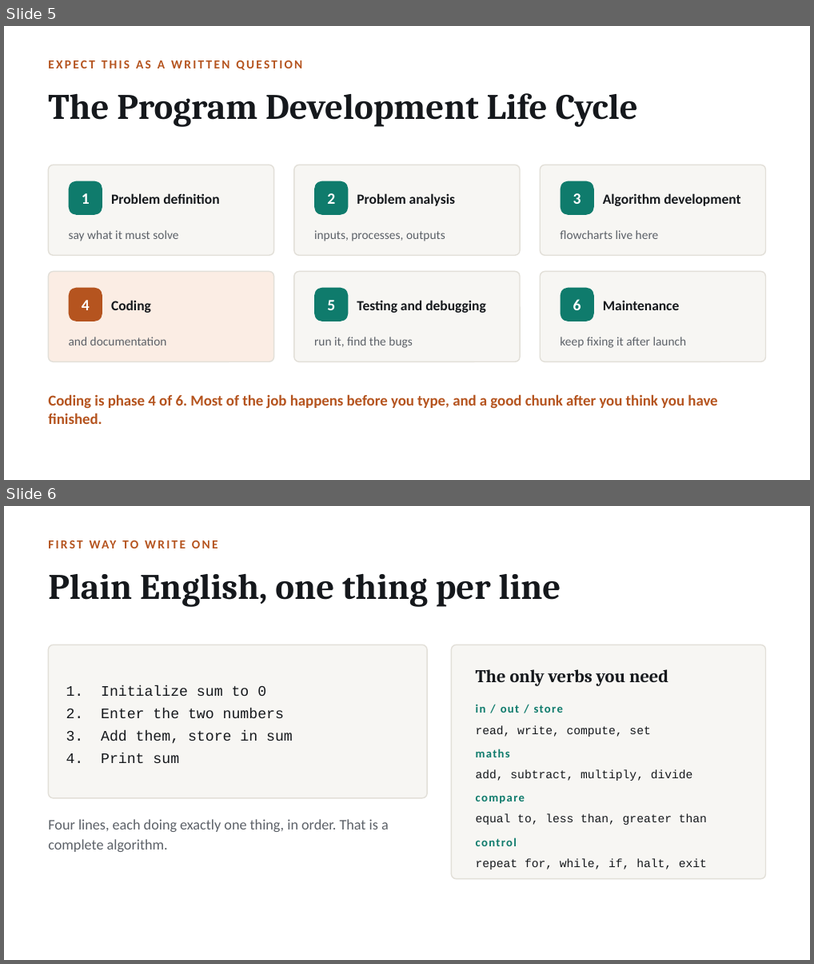
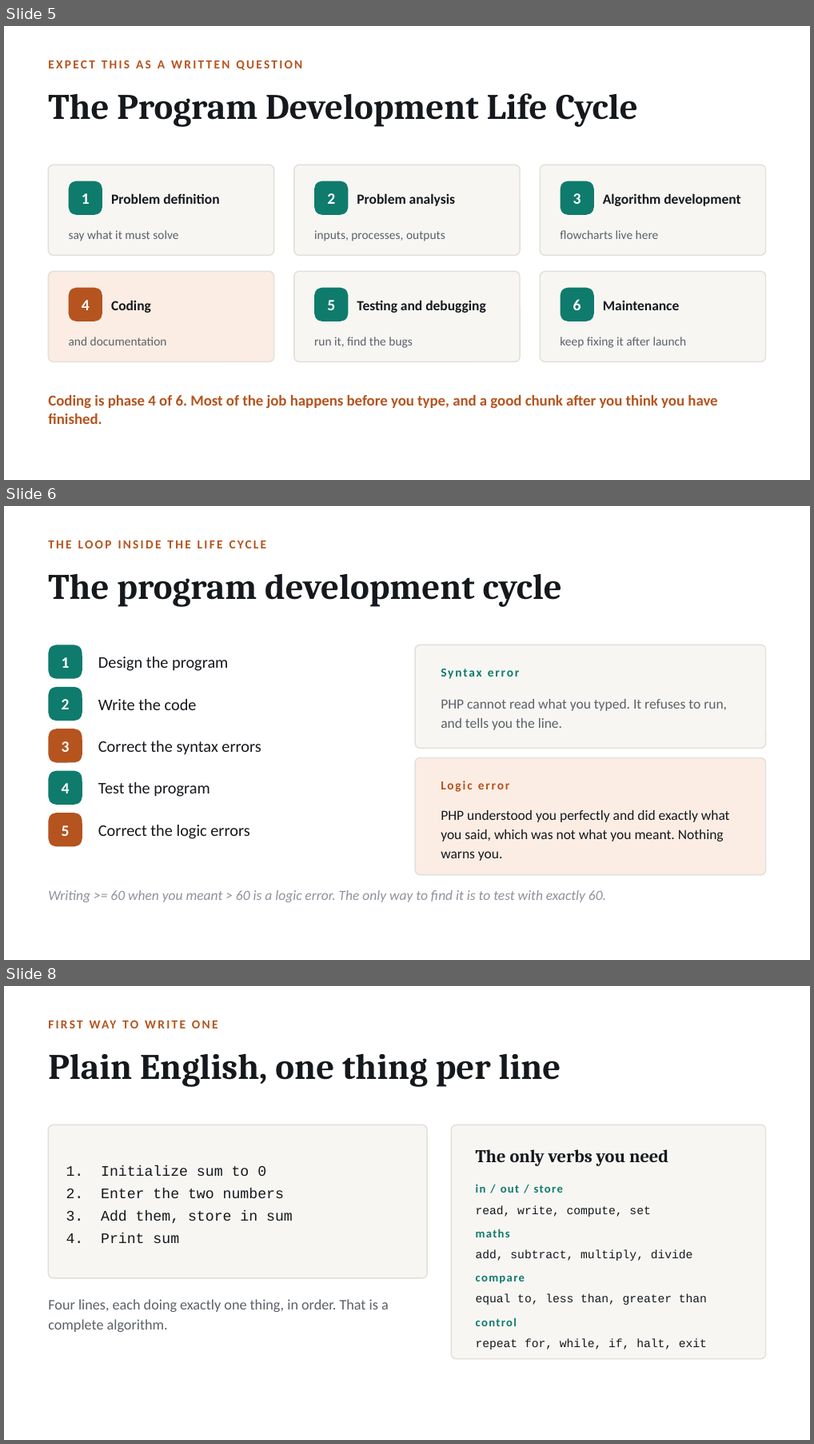
Before and after one commit to Cizaro/Fatoma-jem3a, a slide deck: Php/resources/session-0A-algorithms.pptx. Shown one above the other, each under a label of ours: slides 5 and 6 before the commit, slides 5, 6 and 8 after it; the slides between them are not shown. The pictures are 814x964 and 814x1444 pixels, drawn with LibreOffice and Linux fonts; fonts in the diff are those of the drawing. Boxes give left, top, right and bottom in pixels: in the first picture for what was removed or moved away, otherwise in the second. Text is boxed around its words. In the diff, an @@ line names an element or a change of style, - is before the commit and + after.

```diff
--- a/Php/resources/session-0A-algorithms.pptx
+++ b/Php/resources/session-0A-algorithms.pptx
@@ slide 6 added at <box>4,506,810,960</box>, background #FFFFFF @@
@@ text added at <box>48,535,532,552</box>, 11 pt, text #B5541F, bold @@
+THE LOOP INSIDE THE LIFE CYCLE
@@ text added at <box>48,574,562,607</box>, 32 pt, text #15181C, bold @@
+The program development cycle
@@ rounded rectangle added at <box>48,644,82,679</box>, fill #0F7B6C @@
@@ rounded rectangle added at <box>415,644,766,748</box>, fill #F7F6F3, outline #E2DFD8 1 pt @@
@@ text added at <box>62,657,70,668</box>, 14 pt, text #FFFFFF, bold @@
+1
@@ text added at <box>98,656,228,671</box>, 14.5 pt, text #15181C @@
+Design the program
@@ text added at <box>441,668,520,679</box>, 11 pt, text #0F7B6C, bold @@
+Syntax error
@@ rounded rectangle added at <box>48,687,82,720</box>, fill #0F7B6C @@
@@ text added at <box>62,699,70,709</box>, 14 pt, text #FFFFFF, bold @@
+2
@@ text added at <box>98,699,197,710</box>, 14.5 pt, text #15181C @@
+Write the code
@@ text added at <box>441,699,727,730</box>, 12.5 pt, text #5C6168 @@
+PHP cannot read what you typed. It refuses to run, and tells you the line.
@@ rounded rectangle added at <box>48,728,82,763</box>, fill #B5541F @@
@@ text added at <box>62,741,70,752</box>, 14 pt, text #FFFFFF, bold @@
+3
@@ text added at <box>98,740,261,755</box>, 14.5 pt, text #15181C @@
+Correct the syntax errors
@@ rounded rectangle added at <box>415,757,766,875</box>, fill #FBEDE4, outline #E2DFD8 1 pt @@
@@ rounded rectangle added at <box>48,771,82,804</box>, fill #0F7B6C @@
@@ text added at <box>62,783,70,793</box>, 14 pt, text #FFFFFF, bold @@
+4
@@ text added at <box>98,782,210,796</box>, 14.5 pt, text #15181C @@
+Test the program
@@ text added at <box>441,780,510,792</box>, 11 pt, text #B5541F, bold @@
+Logic error
@@ rounded rectangle added at <box>48,812,82,846</box>, fill #B5541F @@
@@ text added at <box>441,810,730,860</box>, 12.5 pt, text #15181C @@
+PHP understood you perfectly and did exactly what you said, which was not what you meant. Nothing warns you.
@@ text added at <box>62,825,70,836</box>, 14 pt, text #FFFFFF, bold @@
+5
@@ text added at <box>98,824,250,839</box>, 14.5 pt, text #15181C @@
+Correct the logic errors
@@ text added at <box>48,890,606,902</box>, 12.5 pt, text #8D939B, italic @@
+Writing >= 60 when you meant > 60 is a logic error. The only way to find it is to test with exactly 60.
@@ what was slide 6 is now slide 8 @@
```
Also in this commit, not shown: 1 other slide added, 7 other files.
